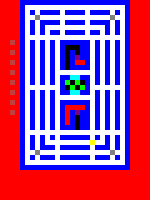
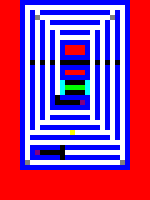
Layers edited between the first and the second (150, 200) image:
"Layer": opacity 20% → 100%, moved it above "Layer #1", painted on it over [10, 10, 125, 165]
"Layer #1": opacity 100% → 20% over [10, 10, 125, 165]
